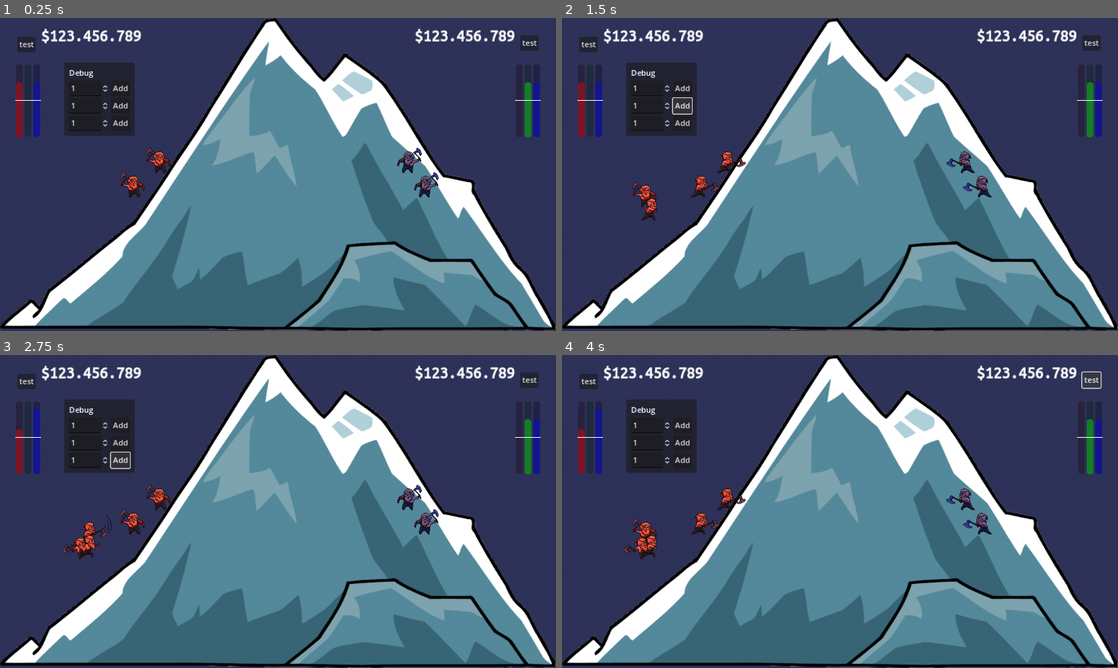
Above: before the commit, frames 1-4 (two rows, left to right).
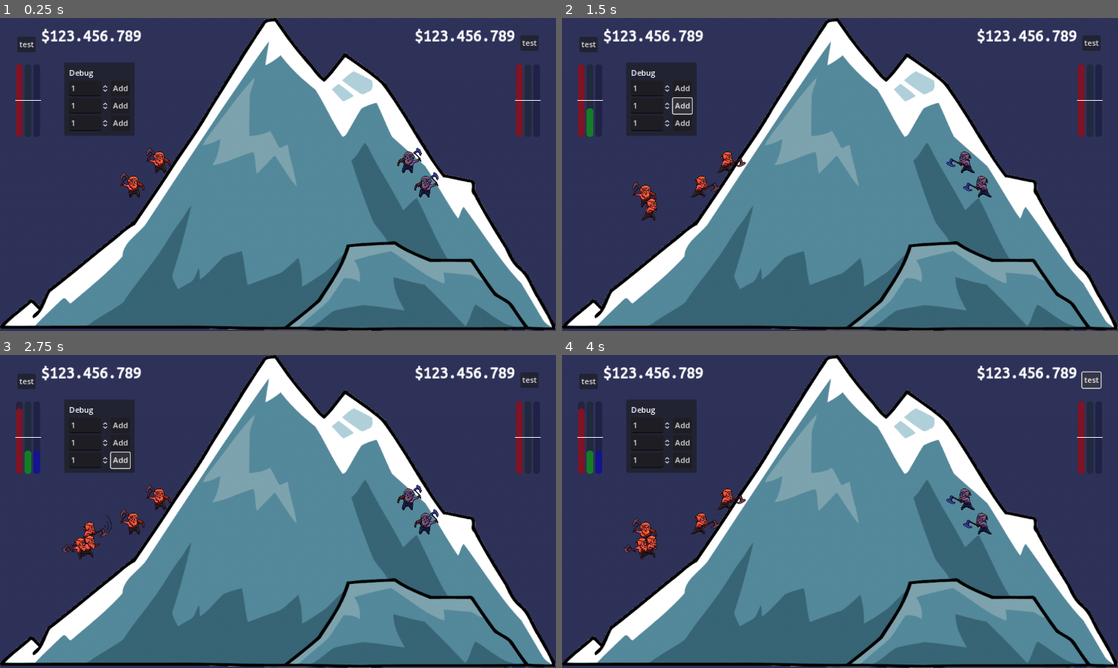
Above: after the commit, the same moments.

Repository: kwint/nfc-card-game
Game: Godot game, scene res://Scenes/Dashboard.tscn
The game is run twice, just before and just after one commit, with the same random seed, the same clock (stepped at 60 frames per second) and the same inputs.
Inputs:
- Up to frame 1 (0.25 s): no input
- Up to frame 2 (1.5 s): click "Add" at 0.5 s; click "Add" at 1.25 s
- Up to frame 3 (2.75 s): click "Add" at 2 s
- Up to frame 4 (4 s): click "test" at 2.75 s; click "test" at 3.5 s

The runs differ from the first frame. In frame 1, 1.0% of the frame differs, in the area x 2-98%, y 14-39%; in frame 2, 1.1%; in frame 3, 1.1%; in frame 4, 1.1%.

Commit message:
Fix showing random data in balance gauge

Diff:
--- a/dashboard/Scripts/Global.gd
+++ b/dashboard/Scripts/Global.gd
@@ -4,7 +4,7 @@
 
 
 static func miner_type_index(type: MinerType):
-	match randi() % 3:
+	match type:
 		MinerType.MINER1:
 			return 0;
 		MinerType.MINER2:
